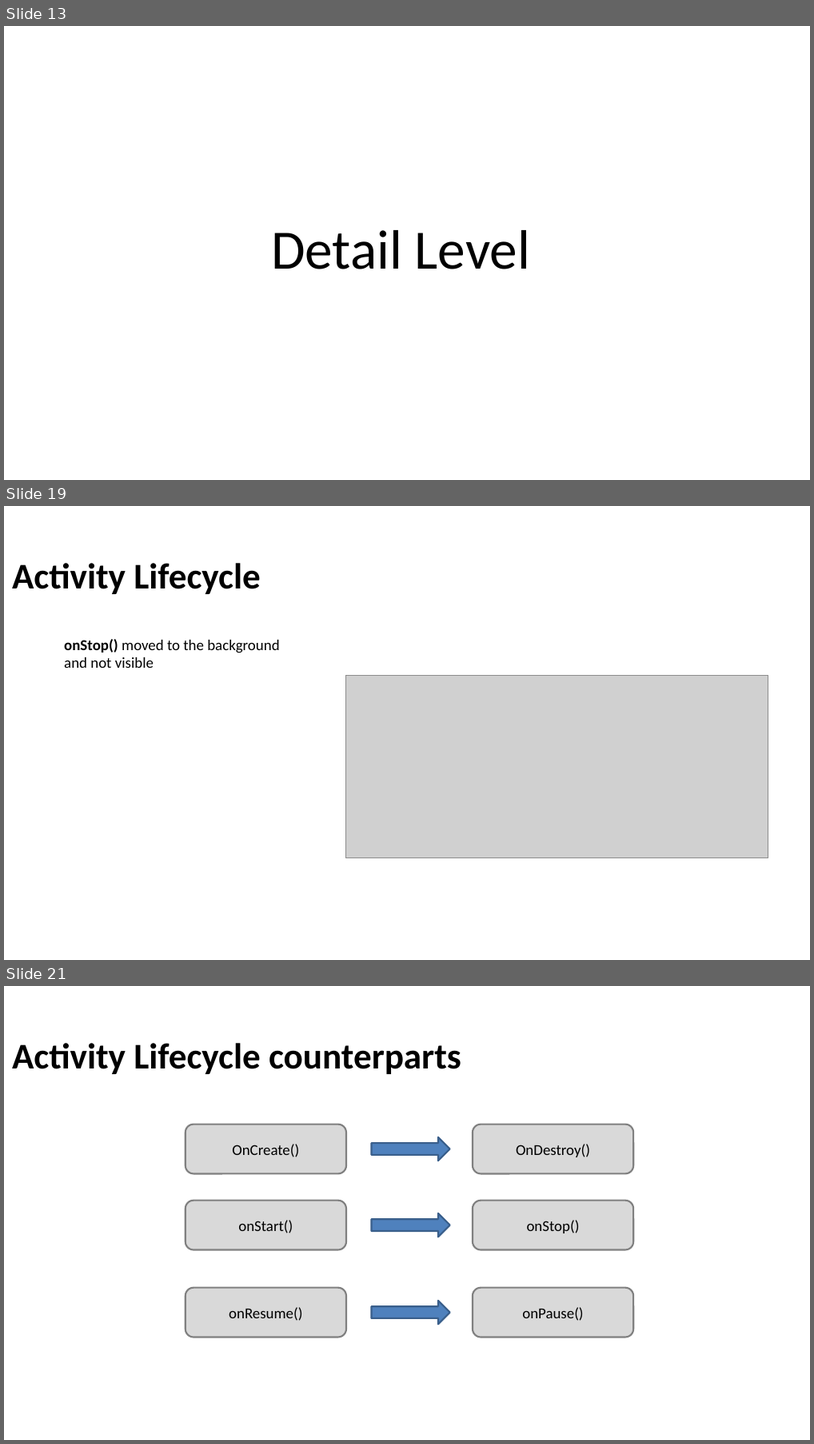
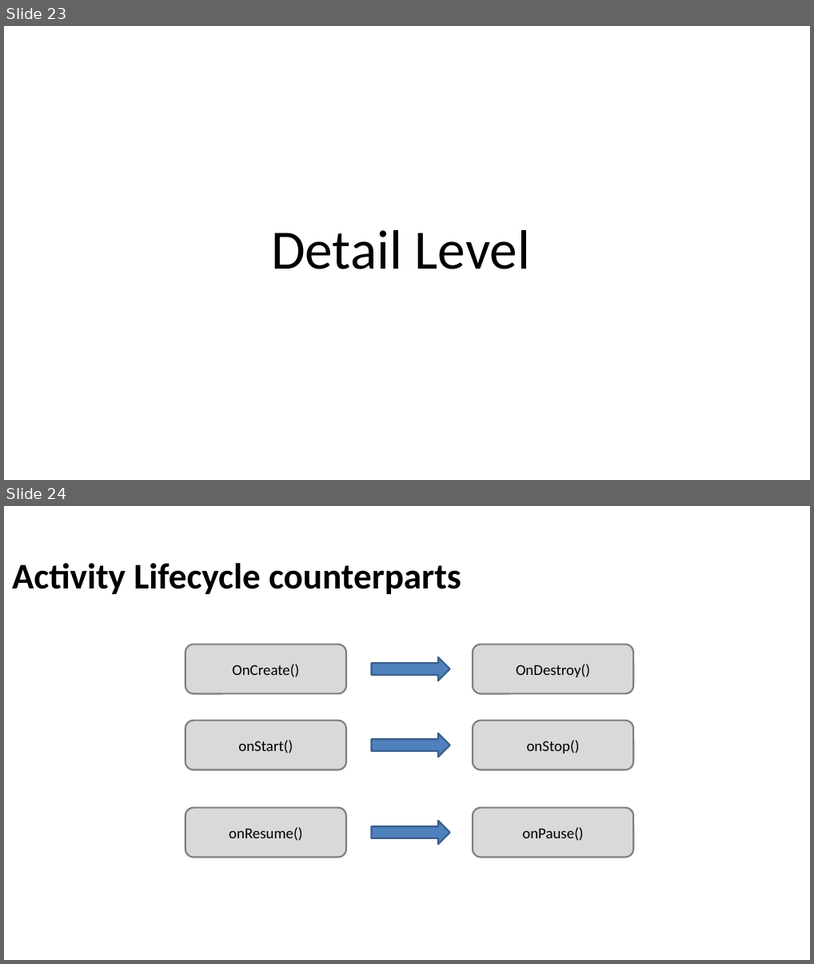
Before and after one commit to Batch-xx/Android-Lunch-Learn, a slide deck: slides/Android Studio_Activities_Fragments.pptx. Shown one above the other, each under a label of ours: slides 13, 19 and 21 before the commit, slides 23 and 24 after it; the slides between them are not shown. The pictures are 814x1444 and 814x964 pixels, drawn with LibreOffice and Linux fonts; fonts in the diff are those of the drawing; grey boxes stand for pictures; background and template pictures are left out. Boxes give left, top, right and bottom in pixels: in the first picture for what was removed or moved away, otherwise in the second. Text is boxed around its words. In the diff, an @@ line names an element or a change of style, - is before the commit and + after.

```diff
--- a/slides/Android Studio_Activities_Fragments.pptx
+++ b/slides/Android Studio_Activities_Fragments.pptx
@@ slide 19 removed at (4, 506, 810, 960), background picture (left out) @@
@@ title removed at (12, 563, 261, 594) @@
-Activity Lifecycle
@@ text removed at (64, 639, 279, 668) @@
-onStop() moved to the background
-and not visible
@@ picture removed at (346, 675, 769, 857) @@
@@ what was slide 13 is now slide 23 @@
@@ what was slide 21 is now slide 24 @@
```
Also in this commit, not shown: 3 slides changed, 15 slides added, 11 other slides removed, 28 other files.
